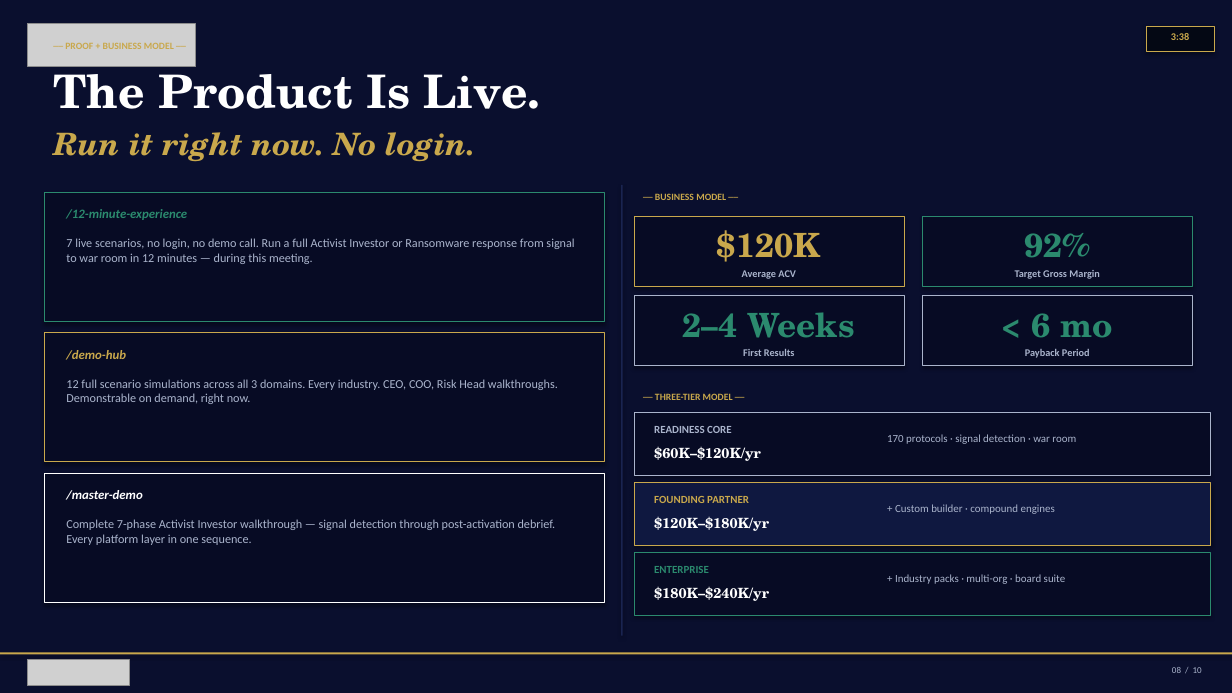
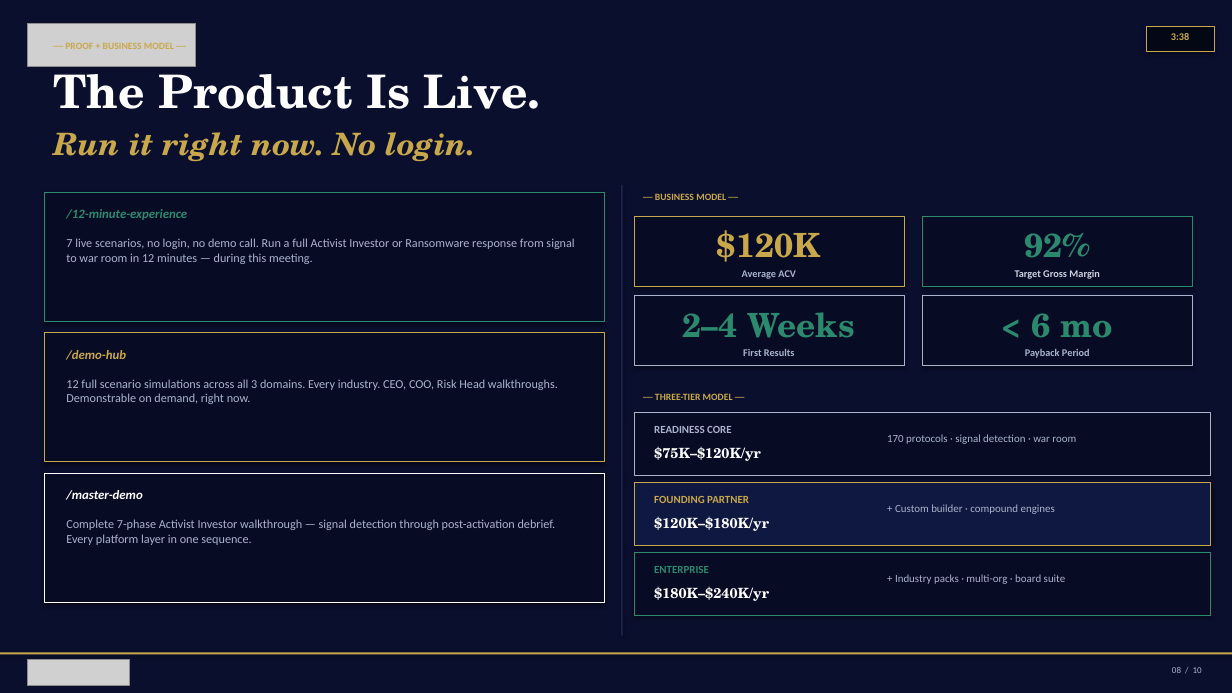
Before and after one commit to mbrunke18/CodePlatform1, a slide deck: slide 8 of attached_assets/VaughnMartin-4min-Pitch.pptx. Drawn at 1232x693 pixels with LibreOffice and Linux fonts; fonts in the diff are those of the drawing; grey boxes stand for pictures; background and template pictures are left out; a plain dark background stands for a picture behind light text. Boxes give left, top, right and bottom in pixels: in the first picture for what was removed or moved away, otherwise in the second. Text is boxed around its words. In the diff, an @@ line names an element or a change of style, - is before the commit and + after.

```diff
--- a/attached_assets/VaughnMartin-4min-Pitch.pptx
+++ b/attached_assets/VaughnMartin-4min-Pitch.pptx
@@ text "Target Gross Margin" at (1015, 270, 1100, 279): text colour #AAB4CC to #CCD2DF @@
@@ text at (654, 447, 761, 461): text changed @@
-$60K–$120K/yr
+$75K–$120K/yr
```
Also in this commit, not shown: 5 other slides changed, 3 other files.
